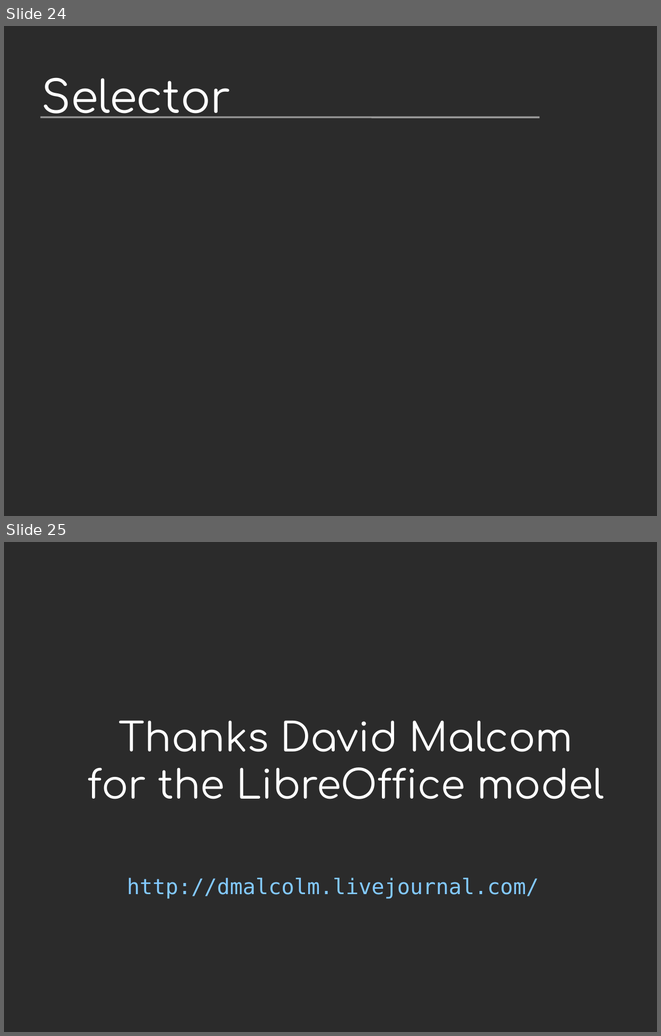
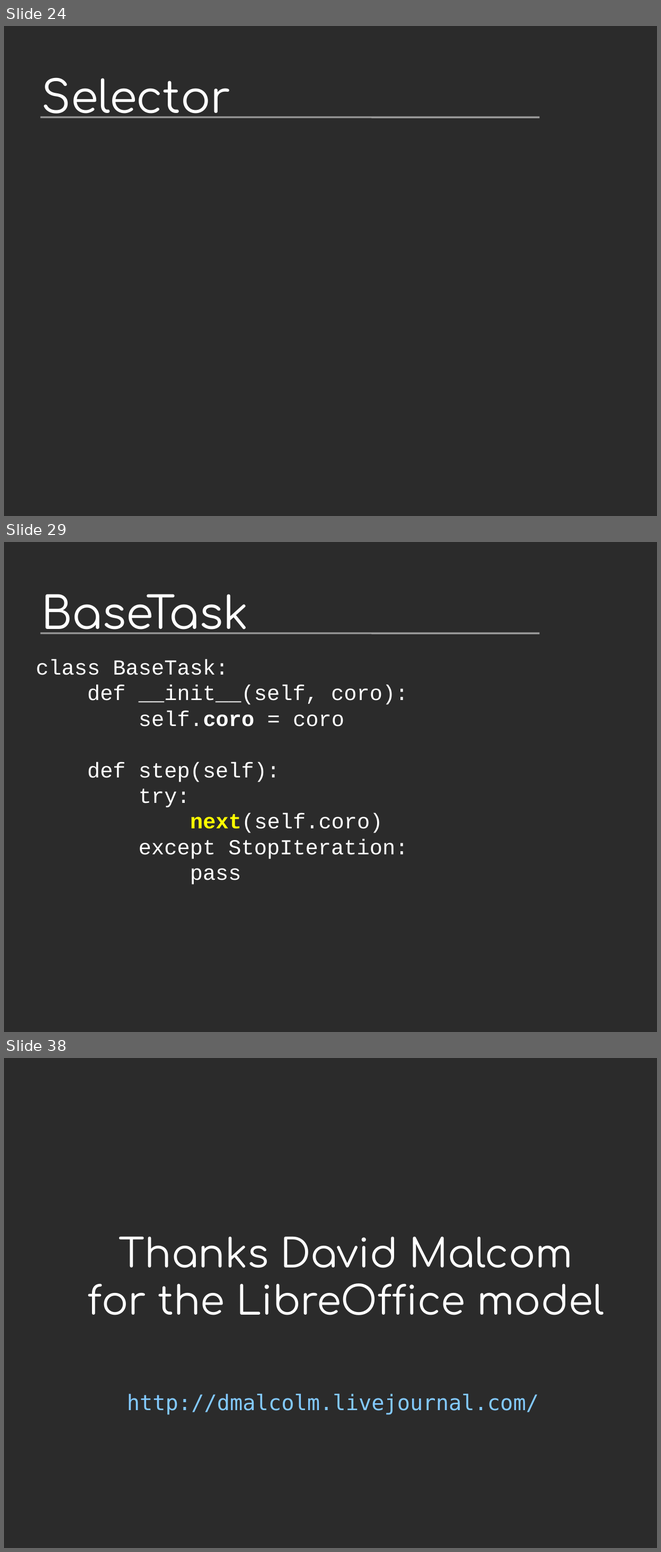
Before and after one commit to vstinner/talks, a slide deck: 2014-Pycon-Lyon/asyncio.odp. Shown one above the other, each under a label of ours: slides 24 and 25 before the commit, slides 24, 29 and 38 after it; the slides between them are not shown. The pictures are 661x1036 and 661x1552 pixels, drawn with LibreOffice and Linux fonts; fonts in the diff are those of the drawing; background and template pictures are left out; a plain dark background stands for a picture behind light text. Boxes give left, top, right and bottom in pixels: in the first picture for what was removed or moved away, otherwise in the second. Text is boxed around its words. In the diff, an @@ line names an element or a change of style, - is before the commit and + after.

```diff
--- a/2014-Pycon-Lyon/asyncio.odp
+++ b/2014-Pycon-Lyon/asyncio.odp
@@ slide 29 added at box(4, 542, 657, 1032), background picture (left out); not listed: 1 template element that a slide beside it also shows @@
@@ title added at box(42, 594, 249, 634), 54 pt, text #FFFFFF @@
+BaseTask
@@ text added at box(36, 659, 408, 884), 26 pt, text #FFFFFF @@
+class BaseTask:
+def __init__(self, coro):
+self.coro = coro
+def step(self):
+try:
+next(self.coro)
+except StopIteration:
+pass
@@ what was slide 25 is now slide 38 @@
```
Also in this commit, not shown: 1 slide changed, 12 other slides added, 5 other files.
